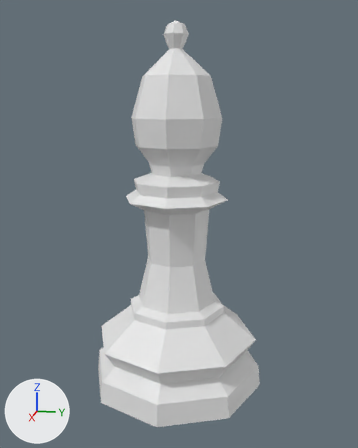
Two versions of the Blender file Chess Set/Models/Bishop.blend, one commit apart.
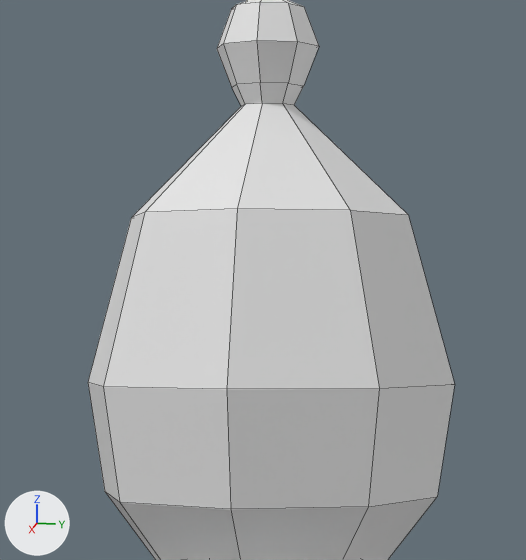
There are two pictures of each version: one whole from a 50 mm lens placed at (0.1062, 0.0219, 0.0646), pointed at (0.0004, 0.0007, 0.0381), one close up on the part from 31% to 67% of the width and 5% to 36% of the height. The axes (+X, +Y, +Z) are drawn at lower left. The lights are the same throughout. The close-ups show mesh edges as thin lines.

In view in the first close-up: 'Bishop'.
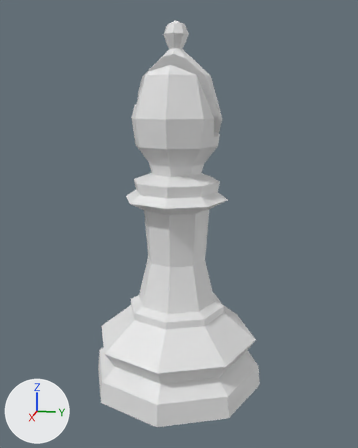
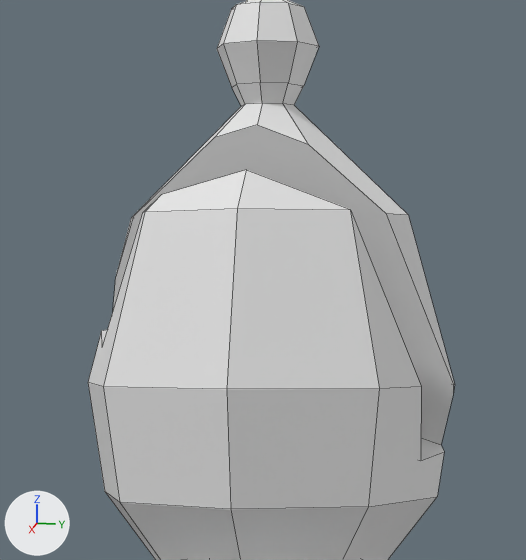
Changed parts and their boxes [x1, y1, x2, y2] in the close-ups (526 x 560 px):
```json
{"object": "Bishop", "change": "modifiers changed", "before": [88, 0, 455, 560], "after": [88, 0, 455, 560]}
```

Scene script edits in JSON lines:
```json
{"op": "add", "block": "me_cube", "code": ["me_cube = bpy.data.meshes.new('Cube')", "me_cube.from_pydata(...)  # a box spanning x -0.0015..0.0015, y -0.011..0.011, z -0.011..0.011"]}
{"op": "add", "block": "ob_bishop", "code": "_m = ob_bishop.modifiers.new('Boolean', 'BOOLEAN')"}
{"op": "add", "block": "ob_bishop", "code": "_m.object = ob_notch"}
{"op": "add", "block": "ob_bishop", "code": "_m.solver = 'FLOAT'"}
{"op": "add", "block": "ob_notch", "code": ["ob_notch = bpy.data.objects.new('Notch', me_cube)", "ob_notch.location = (0.00367, 0.00428, 0.0705)", "ob_notch.rotation_euler = (-0.332, 0.257, -0.0875)  # degrees (-19, 15, -5)", "ob_notch.hide_set(True)"]}
```
